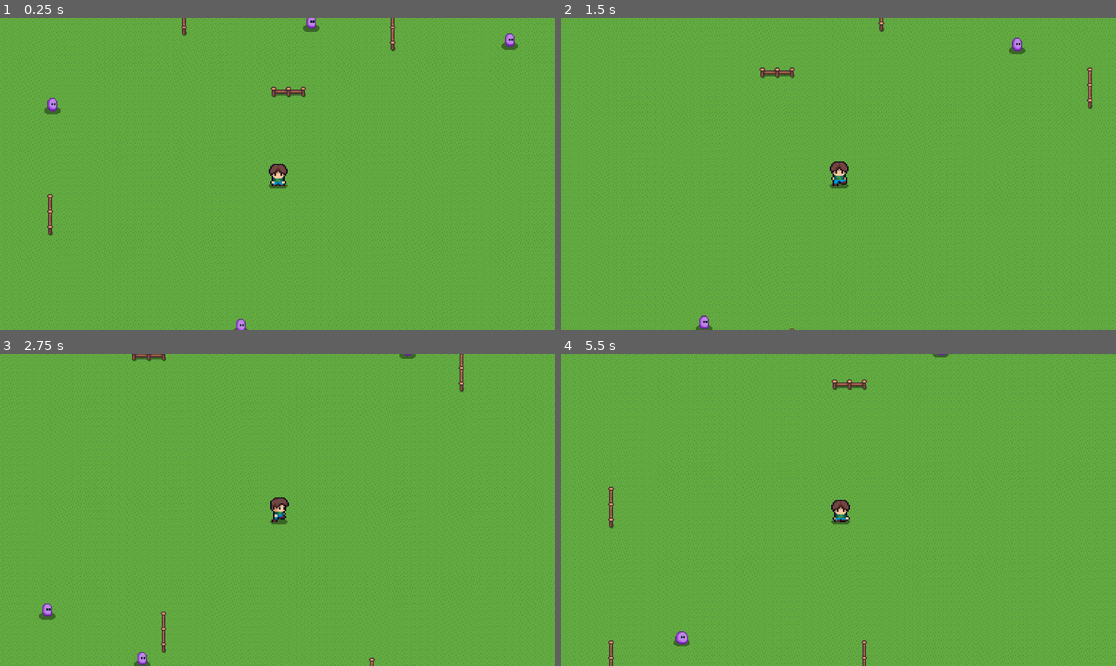
Above: before the commit, frames 1-4 (two rows, left to right).
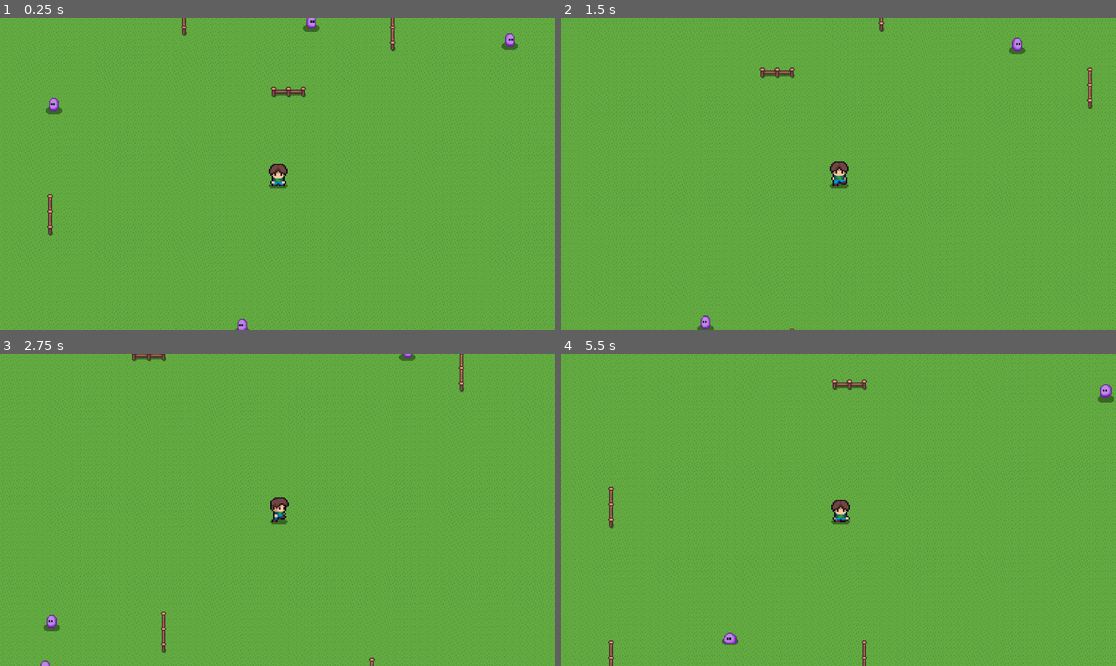
Above: after the commit, the same moments.

Repository: GrecoLucas/skibidlegends
Game: Godot game, scene res://main_scene/playerbody.tscn
The game is run twice, just before and just after one commit, with the same random seed, the same clock (stepped at 60 frames per second) and the same inputs.
Inputs:
- Up to frame 1 (0.25 s): no input
- Up to frame 2 (1.5 s): tap Enter (ui_accept) at 0.5, 0.77 s; hold Right (ui_right) 0.53-1.28 s; hold Down (ui_down) from 1.28 s (still down)
- Up to frame 3 (2.75 s): tap Enter (ui_accept) at 1.52 s; release Down (ui_down) at 2.03 s; hold Right (ui_right) from 2.03 s (still down)
- Up to frame 4 (5.5 s): release Right (ui_right) at 2.78 s; hold Up (ui_up) 2.78-3.53 s; tap Enter (ui_accept) at 3.02, 3.77, 4.52 s; hold Left (ui_left) 3.53-5.03 s; hold Down (ui_down) from 5.03 s (still down)

The runs differ from the first frame. In frame 1, 0.1% of the frame differs, in the area x 8-45%, y 25-100%; in frame 2, less than 0.1%; in frame 3, 0.4%; in frame 4, 0.4%, in the area x 20-100%, y 0-94%.

Commit message:
better slime moviment

Diff:
--- a/skibid-legends/slime/slime.gd
+++ b/skibid-legends/slime/slime.gd
@@ -5,39 +5,52 @@
 
 var alive = true
 var move_direction = Vector2.ZERO  # Direção de movimento
+var moving = false  # Define se o slime está se movendo
 
 func _ready():
-	# Começa o movimento aleatório
 	randomize()
-	set_random_direction()  # Define uma direção aleatória
+	toggle_movement()  # Alterna entre parado e movimento
+
+# Alterna entre ficar parado e se mover
+func toggle_movement():
+	moving = !moving  # Alterna entre verdadeiro e falso
+
+	if moving:
+		set_random_direction()  # Define uma nova direção para andar
+		await get_tree().create_timer(randf_range(2.0, 4.0)).timeout  # Move por 2 a 4 segundos
+	else:
+		move_direction = Vector2.ZERO  # Para de se mover
+		await get_tree().create_timer(randf_range(1.5, 3.0)).timeout  # Fica parado de 1.5 a 3 segundos
+
+	toggle_movement()  # Chama novamente para continuar alternando
 
 # Define uma direção aleatória para o slime andar
 func set_random_direction():
-	var x = randf_range(-1.0, 1.0)  # Aleatório entre -1 e 1
-	var y = randf_range(-1.0, 1.0)  # Aleatório entre -1 e 1
-	move_direction = Vector2(x, y).normalized()  # Normaliza para garantir que a direção tenha magnitude 1
+	var x = randf_range(-1.0, 1.0)
+	var y = randf_range(-1.0, 1.0)
+	move_direction = Vector2(x, y).normalized()
 
 # Função de atualização contínua
 func _physics_process(delta: float) -> void:
 	if !alive:
 		return
-	# Muda a direção aleatória periodicamente (uma vez a cada 60 quadros, por exemplo)
-	if randf() < 0.01:  # Há uma chance pequena de mudar a direção em cada quadro
-		set_random_direction()
 
-	# Movimenta o slime
 	velocity = move_direction * SPEED
-	move_and_slide()  # A função agora usa a variável velocity diretamente, sem passar o parâmetro
+	move_and_slide()
 
-	# Executa a animação de caminhada
-	if velocity.length() > 0:
+	# Alterna entre animação de caminhada e idle
+	if move_direction.length() > 0:
+		if move_direction.x > 0:
+			animated_sprite_2d.flip_h = false
+		elif move_direction.x < 0:
+			animated_sprite_2d.flip_h = true
 		animated_sprite_2d.play("slime_walk")
 	else:
-		animated_sprite_2d.play("slime_idle")
+		animated_sprite_2d.play("slime_stand")
 
 func die():
 	print("Slime está morrendo...")
 	alive = false
 	animated_sprite_2d.play("slime_death")
-	await get_tree().create_timer(1.0).timeout  # Espera 1 segundo antes de remover
+	await get_tree().create_timer(1.0).timeout
 	queue_free()
--- a/skibid-legends/slime/slime.tscn
+++ b/skibid-legends/slime/slime.tscn
@@ -145,9 +145,8 @@
 position = Vector2(543.579, 213.59)
 scale = Vector2(4.125, 4.15625)
 sprite_frames = SubResource("SpriteFrames_p81hp")
-animation = &"slime_walk"
+animation = &"slime_stand"
 autoplay = "slime_stand"
-frame_progress = 0.622055
 
 [node name="killzone" parent="." instance=ExtResource("2_ms0tw")]
 monitorable = false
